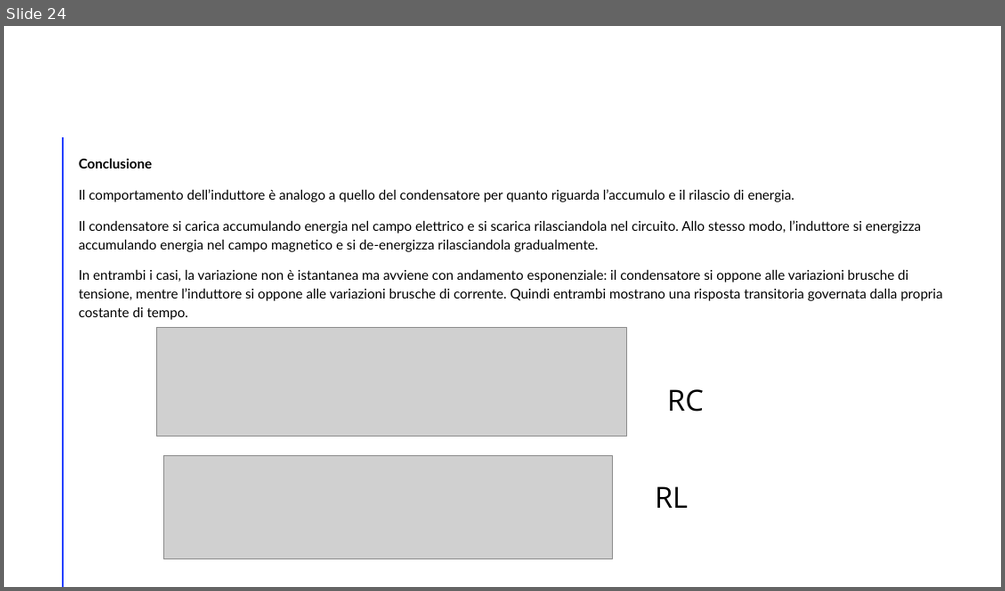
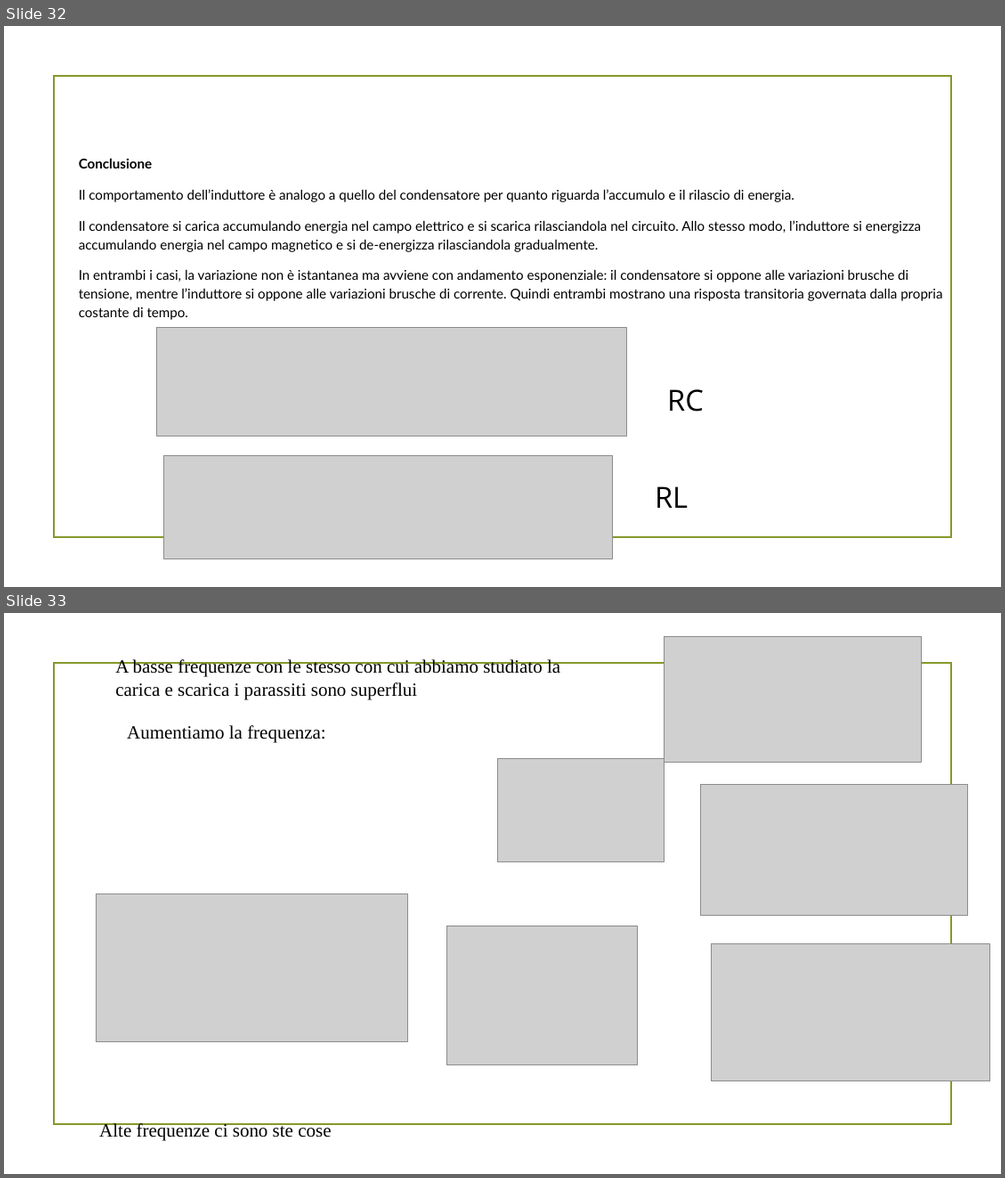
Before and after one commit to RiccardoSC2050/Progetto-sistemi-elettronici, a slide deck: presentazione/demoCompleta.pptx. Shown one above the other, each under a label of ours: slide 24 before the commit, slides 32 and 33 after it. The pictures are 1005x591 and 1005x1178 pixels, drawn with LibreOffice and Linux fonts; fonts in the diff are those of the drawing; grey boxes stand for pictures; background and template pictures are left out. Boxes give left, top, right and bottom in pixels: in the first picture for what was removed or moved away, otherwise in the second. Text is boxed around its words. In the diff, an @@ line names an element or a change of style, - is before the commit and + after.

```diff
--- a/presentazione/demoCompleta.pptx
+++ b/presentazione/demoCompleta.pptx
@@ slide 33 added at (x1=4, y1=613, x2=1001, y2=1174), background picture (left out); not listed: 1 template element that a slide beside it also shows @@
@@ picture added at (x1=664, y1=636, x2=922, y2=763) @@
@@ text added at (x1=115, y1=659, x2=560, y2=699), 18 pt, text #000000 @@
+A basse frequenze con le stesso con cui abbiamo studiato la carica e scarica i parassiti sono superflui
@@ text added at (x1=127, y1=725, x2=325, y2=743), 18 pt, text #000000 @@
+Aumentiamo la frequenza:
@@ picture added at (x1=498, y1=758, x2=663, y2=862) @@
@@ picture added at (x1=700, y1=785, x2=967, y2=916) @@
@@ picture added at (x1=96, y1=893, x2=408, y2=1042) @@
@@ picture added at (x1=446, y1=925, x2=638, y2=1064) @@
@@ picture added at (x1=711, y1=944, x2=989, y2=1081) @@
@@ text added at (x1=99, y1=1123, x2=331, y2=1140), 18 pt, text #000000 @@
+Alte frequenze ci sono ste cose
@@ what was slide 24 is now slide 32 @@
@@ slide 32 changed as well @@
@@ rectangle added at (x1=53, y1=76, x2=951, y2=538), outline #83992A 1.25 pt @@
@@ line removed from (63, 138) to (63, 587) @@
```
Also in this commit, not shown: 57 other slides changed, 12 other slides added, 3 slides removed, 13 other files.
